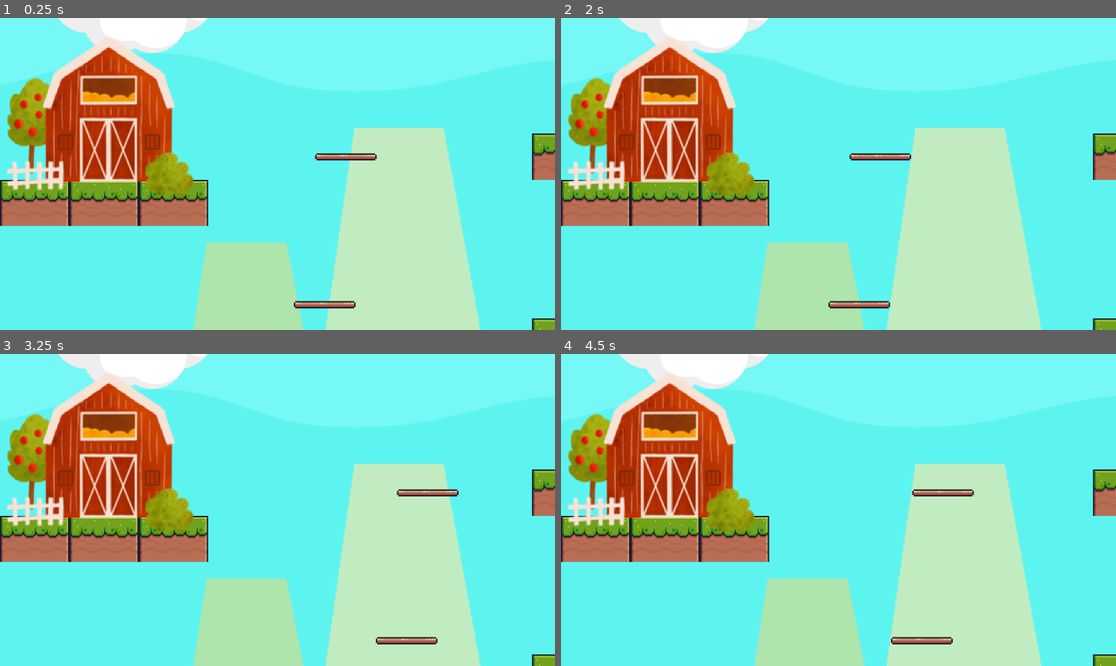
Above: before the commit, frames 1-4 (two rows, left to right).
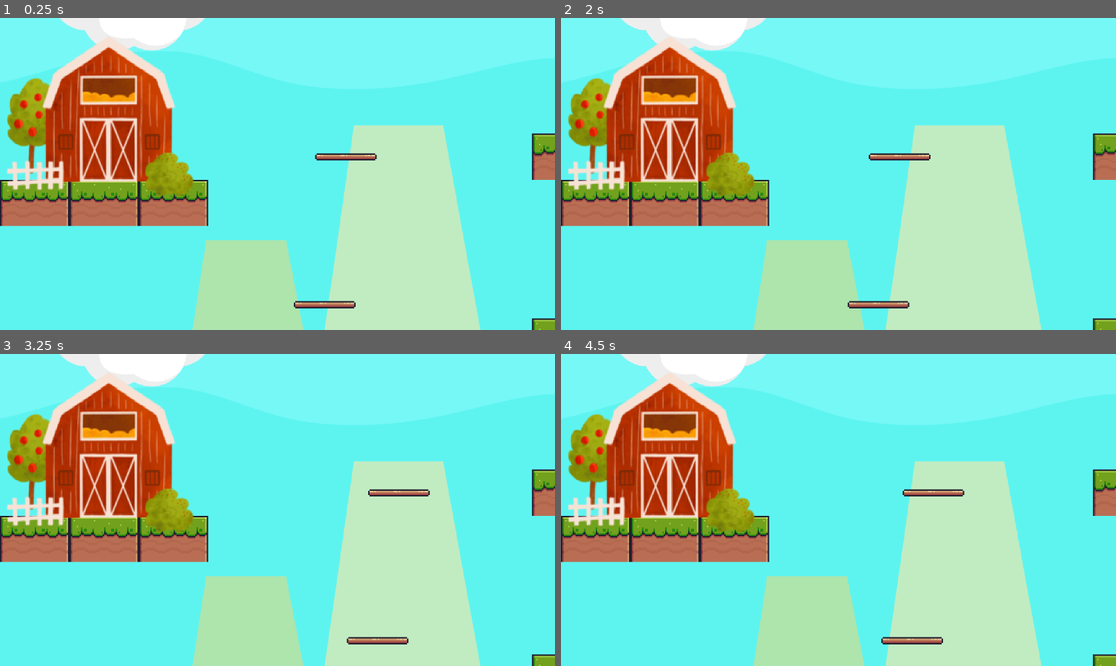
Above: after the commit, the same moments.

Repository: franstreicher/CISC-2DGame
Game: Godot game, scene res://main scene.tscn
Same seed, same stepped clock (60 frames per second), same inputs: the game is played once before the commit and once after it.
Inputs:
- Up to frame 1 (0.25 s): no input
- Up to frame 2 (2 s): hold D (blue right) from 0.53 s (still down); tap W (blue jump) at 0.77, 1.52 s
- Up to frame 3 (3.25 s): release D (blue right) at 2.03 s; hold A (blue left) 2.03-2.78 s; hold D (blue right) from 2.78 s (still down); tap W (blue jump) at 3.02 s
- Up to frame 4 (4.5 s): tap W (blue jump) at 3.77 s; release D (blue right) at 4.28 s; hold A (blue left) from 4.28 s (still down)

The runs differ from the first frame. In frame 1, 0.7% of the frame differs, in the area x 10-87%, y 0-100%; in frame 2, 1.1%; in frame 3, 1.3%; in frame 4, 1.0%.

Commit message:
surface work

Diff:
--- a/blue chicken.gd
+++ b/blue chicken.gd
@@ -29,7 +29,7 @@
 	if direction:
 		velocity.x = direction * SPEED
 	else:
-		velocity.x = move_toward(velocity.x, 0, 20)
+		velocity.x = move_toward(velocity.x, 0, 30)
 
 	move_and_slide()
 
--- /dev/null
+++ b/blue_platform.tscn
@@ -0,0 +1,5 @@
+[gd_scene format=3 uid="uid://egtwenyhiv1d"]
+
+[node name="blue_platform" type="Node2D"]
+
+[node name="blue platform" type="Node2D" parent="."]
--- a/door_and_button.gd
+++ b/door_and_button.gd
@@ -1,13 +1,9 @@
-extends Node2D
+#extends Node2D
 
-# Called when the node enters the scene tree for the first time.
-func _ready():
-	$AnimationPlayer.play("buttonup")
+#func _ready():
+	$Animationplayer.play("buttonup")
 	$AnimationPlayer.play("doorclosed")
 
-
-# Called every frame. 'delta' is the elapsed time since the previous frame.
-func _on_Area2D_body_entered(body:
-	if Player.is_in_group("Player"):
-		$Animationplayer.play("buttondown")
-		$Animationplayer.play("dooropen")
+#func _on_area_2d_body_entered(body):
+	#if body.is_in_group("pinkchicken"):
+	##	$AnimationPlayer.play("dooropen")
--- a/door_and_button.tscn
+++ b/door_and_button.tscn
@@ -261,3 +261,5 @@
 libraries = {
 "": SubResource("AnimationLibrary_wjhne")
 }
+
+[connection signal="body_entered" from="Button/Area2D" to="." method="_on_area_2d_body_entered"]
--- a/main scene.tscn
+++ b/main scene.tscn
@@ -770,14 +770,15 @@
 anchors_preset = 15
 anchor_right = 1.0
 anchor_bottom = 1.0
-offset_left = -164.0
-offset_top = -447.0
-offset_right = 3041.0
-offset_bottom = 1714.0
+offset_left = -165.0
+offset_top = -452.0
+offset_right = 3040.0
+offset_bottom = 1709.0
 grow_horizontal = 2
 grow_vertical = 2
 texture = ExtResource("1_pg7k5")
 stretch_mode = 5
+metadata/_edit_lock_ = true
 
 [node name="TileMap" type="TileMap" parent="."]
 texture_filter = 1
@@ -816,60 +817,20 @@
 [node name="moving platform4" parent="." instance=ExtResource("6_23hu1")]
 position = Vector2(1700, 258)
 
-[node name="pink surface" type="Node2D" parent="."]
-position = Vector2(1700, 258)
-
-[node name="pink 1" parent="pink surface" instance=ExtResource("8_js6r7")]
-position = Vector2(-3466, 25312)
-scale = Vector2(0.78889, 0.996535)
-
-[node name="Area2D" parent="pink surface/pink 1" index="0"]
-position = Vector2(3152.36, -23948.9)
-scale = Vector2(-1.13444, 0.304171)
-
-[node name="CollisionShape2D" parent="pink surface/pink 1" index="1"]
-position = Vector2(3151.9, -23949.5)
-
-[node name="pink 2" parent="pink surface" instance=ExtResource("8_js6r7")]
-position = Vector2(-3033, 25122)
-scale = Vector2(0.78889, 0.996535)
-
-[node name="Area2D" parent="pink surface/pink 2" index="0"]
-position = Vector2(3152.36, -23948.9)
-scale = Vector2(-1.13444, 0.304171)
-metadata/_edit_group_ = true
-
-[node name="CollisionShape2D" parent="pink surface/pink 2" index="1"]
-position = Vector2(3151.9, -23949.5)
-metadata/_edit_group_ = true
-
-[node name="pink 3" parent="pink surface" instance=ExtResource("8_js6r7")]
-position = Vector2(-2600, 25308)
-scale = Vector2(0.78889, 0.996535)
-
-[node name="Area2D" parent="pink surface/pink 3" index="0"]
-position = Vector2(3152.36, -23948.9)
-scale = Vector2(-1.13444, 0.304171)
-metadata/_edit_group_ = true
-
-[node name="CollisionShape2D" parent="pink surface/pink 3" index="1"]
-position = Vector2(3151.9, -23949.5)
-metadata/_edit_group_ = true
-
-[node name="pink 4" parent="pink surface" instance=ExtResource("8_js6r7")]
-position = Vector2(-2161, 25118)
-scale = Vector2(0.78889, 0.996535)
-
-[node name="Area2D" parent="pink surface/pink 4" index="0"]
-position = Vector2(3152.36, -23948.9)
-scale = Vector2(-1.13444, 0.304171)
-
-[node name="CollisionShape2D" parent="pink surface/pink 4" index="1"]
-position = Vector2(3151.9, -23949.5)
+[node name="pink surface" parent="." instance=ExtResource("8_js6r7")]
+position = Vector2(3008, 3538)
+metadata/_edit_lock_ = true
+
+[node name="pink surface2" parent="." instance=ExtResource("8_js6r7")]
+position = Vector2(3440, 3344)
+metadata/_edit_lock_ = true
+
+[node name="pink surface3" parent="." instance=ExtResource("8_js6r7")]
+position = Vector2(3871, 3538)
+metadata/_edit_lock_ = true
+
+[node name="pink surface4" parent="." instance=ExtResource("8_js6r7")]
+position = Vector2(4305, 3345)
+metadata/_edit_lock_ = true
 
 [connection signal="body_entered" from="farm building/Area2D" to="farm building" method="_on_area_2d_body_entered"]
-
-[editable path="pink surface/pink 1"]
-[editable path="pink surface/pink 2"]
-[editable path="pink surface/pink 3"]
-[editable path="pink surface/pink 4"]
--- a/pink chicken.gd
+++ b/pink chicken.gd
@@ -28,7 +28,7 @@
 	if direction:
 		velocity.x = direction * SPEED
 	else:
-		velocity.x = move_toward(velocity.x, 0, 20)
+		velocity.x = move_toward(velocity.x, 0, 30)
 
 	move_and_slide()
 
--- /dev/null
+++ b/pink_surface.gd
@@ -0,0 +1,8 @@
+extends Node2D
+var blue_chicken_on_pink = false
+
+func _on_area_2d_body_entered(body):
+	if body.name == "bluechicken" :
+		blue_chicken_on_pink = true
+	if blue_chicken_on_pink:
+		get_tree().change_scene_to_file("res://main scene.tscn")
--- a/pink_surface.tscn
+++ b/pink_surface.tscn
@@ -1,21 +1,28 @@
-[gd_scene load_steps=3 format=3 uid="uid://qidbubq01ww"]
+[gd_scene load_steps=4 format=3 uid="uid://qidbubq01ww"]
 
+[ext_resource type="Script" path="res://pink_surface.gd" id="1_htem0"]
 [ext_resource type="Texture2D" uid="uid://143hy83nip4p" path="res://pink.png" id="1_oxhv7"]
 
-[sub_resource type="RectangleShape2D" id="RectangleShape2D_v0u25"]
-size = Vector2(353.661, 45.1919)
+[sub_resource type="RectangleShape2D" id="RectangleShape2D_eeifd"]
+size = Vector2(313.89, 95.1528)
 
-[node name="pink surface" type="CharacterBody2D"]
-position = Vector2(-14185, 572)
+[node name="pink surface" type="Node2D"]
+position = Vector2(668, 3159)
 scale = Vector2(-0.0652781, 0.104039)
+script = ExtResource("1_htem0")
 metadata/_edit_group_ = true
 
-[node name="Area2D" type="Sprite2D" parent="."]
-texture_filter = 1
-position = Vector2(49992.1, 7927.74)
-scale = Vector2(-476.693, 182.01)
+[node name="Pink" type="Sprite2D" parent="."]
+position = Vector2(35036.2, -17568.2)
+scale = Vector2(13.9828, 3.52399)
 texture = ExtResource("1_oxhv7")
+metadata/_edit_group_ = true
 
-[node name="CollisionShape2D" type="CollisionShape2D" parent="."]
-position = Vector2(49643, 8244)
-shape = SubResource("RectangleShape2D_v0u25")
+[node name="Area2D" type="Area2D" parent="Pink"]
+
+[node name="CollisionShape2D" type="CollisionShape2D" parent="Pink/Area2D"]
+position = Vector2(0.7052, -37.5759)
+scale = Vector2(1, 1)
+shape = SubResource("RectangleShape2D_eeifd")
+
+[connection signal="body_entered" from="Pink/Area2D" to="." method="_on_area_2d_body_entered"]
Binary file added: blue.png
Not shown, added: blue.png.import
